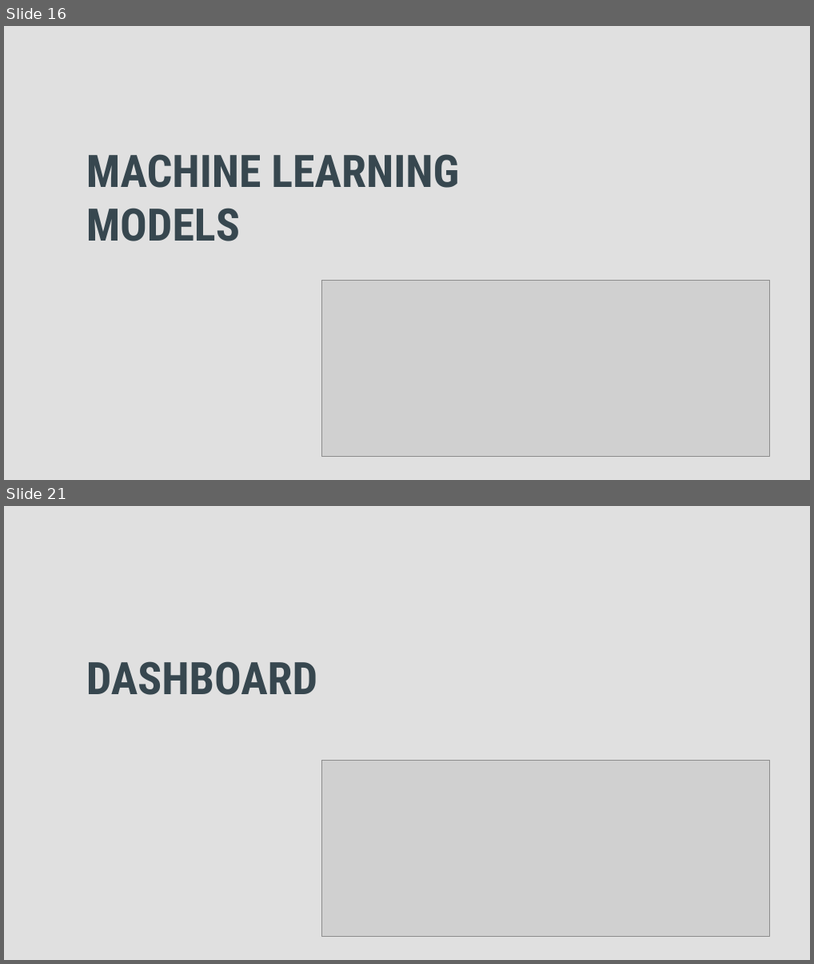
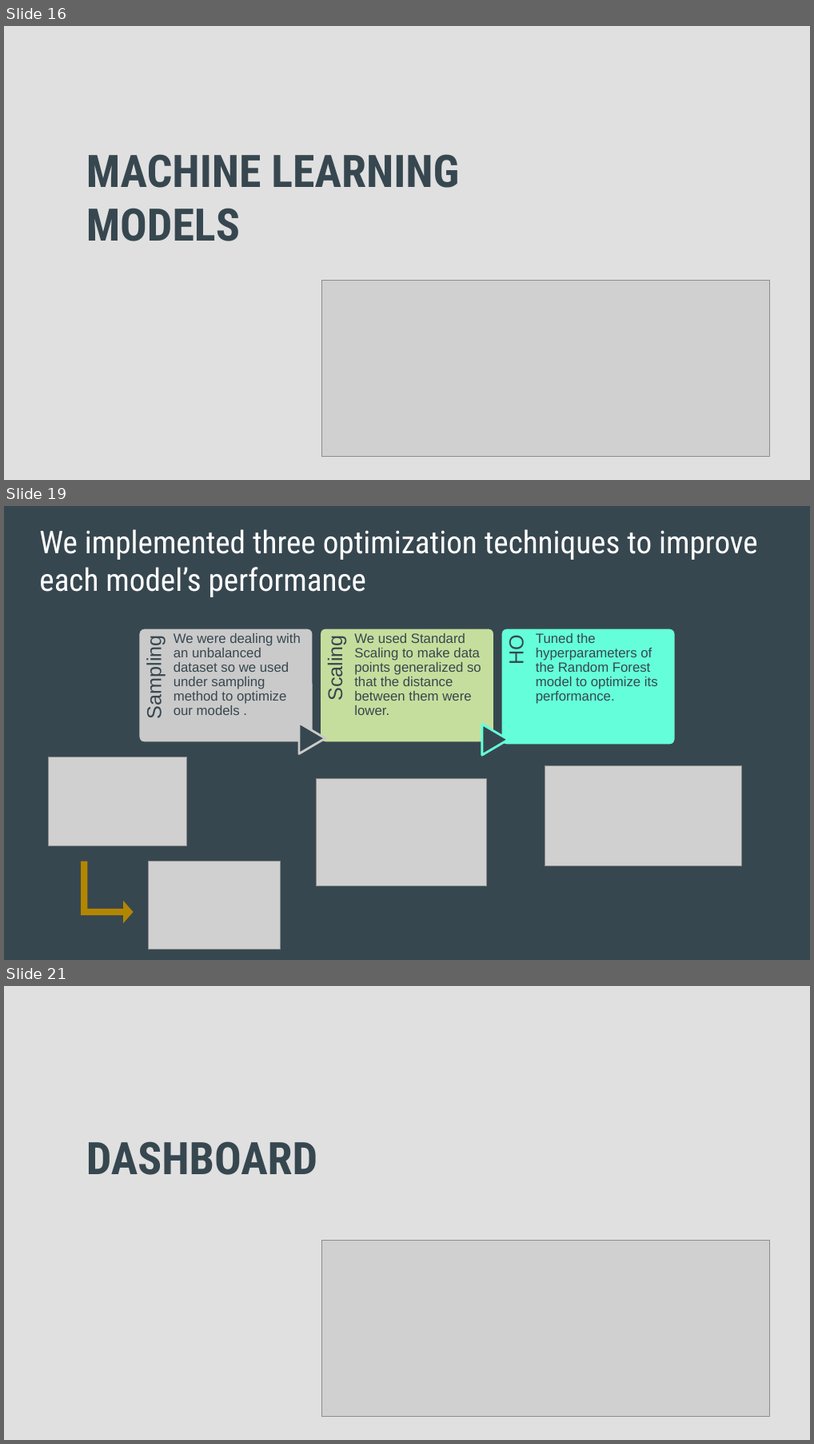
Before and after one commit to apombo90/Predicting_Heart_Disease, a slide deck: Final Project - Group 7.pptx. Shown one above the other, each under a label of ours: slides 16 and 21 before the commit, slides 16, 19 and 21 after it; the slides between them are not shown. The pictures are 814x964 and 814x1444 pixels, drawn with LibreOffice and Linux fonts; fonts in the diff are those of the drawing; grey boxes stand for pictures. Boxes give left, top, right and bottom in pixels: in the first picture for what was removed or moved away, otherwise in the second. Text is boxed around its words. In the diff, an @@ line names an element or a change of style, - is before the commit and + after.

```diff
--- a/Final Project - Group 7.pptx
+++ b/Final Project - Group 7.pptx
@@ slide 19 added at (4,506,810,960), background #37474F @@
@@ text added at (39,529,758,597), 28 pt, text #FFFFFF @@
+We implemented three optimization techniques to improve each model’s performance
@@ group added at (138,628,676,755): 6 texts, 3 rounded rectangles, 2 flow chart extracts @@
+Sampling
+We were dealing with an unbalanced dataset so we used under sampling method to optimize our models .
+Scaling
+We used Standard Scaling to make data points generalized so that the distance between them were lower.
+HO
+Tuned the hyperparameters of the Random Forest model to optimize its performance.
@@ picture added at (48,756,187,845) @@
@@ picture added at (545,766,741,866) @@
@@ picture added at (317,779,487,886) @@
@@ bent up arrow added at (82,861,134,923), fill #B28600 @@
@@ picture added at (148,861,281,948) @@
```
Also in this commit, not shown: 8 slides changed, 2 slides removed.
